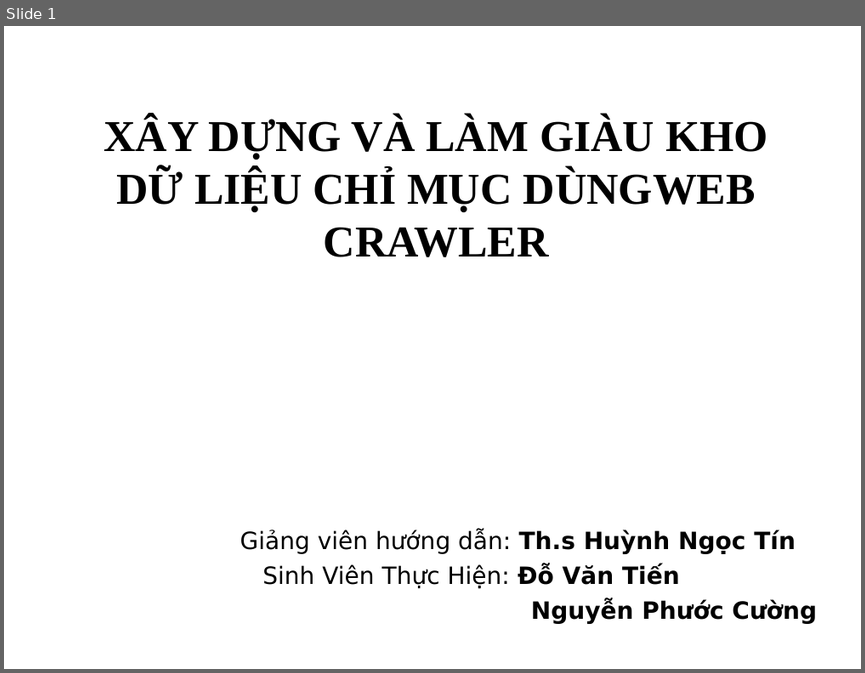
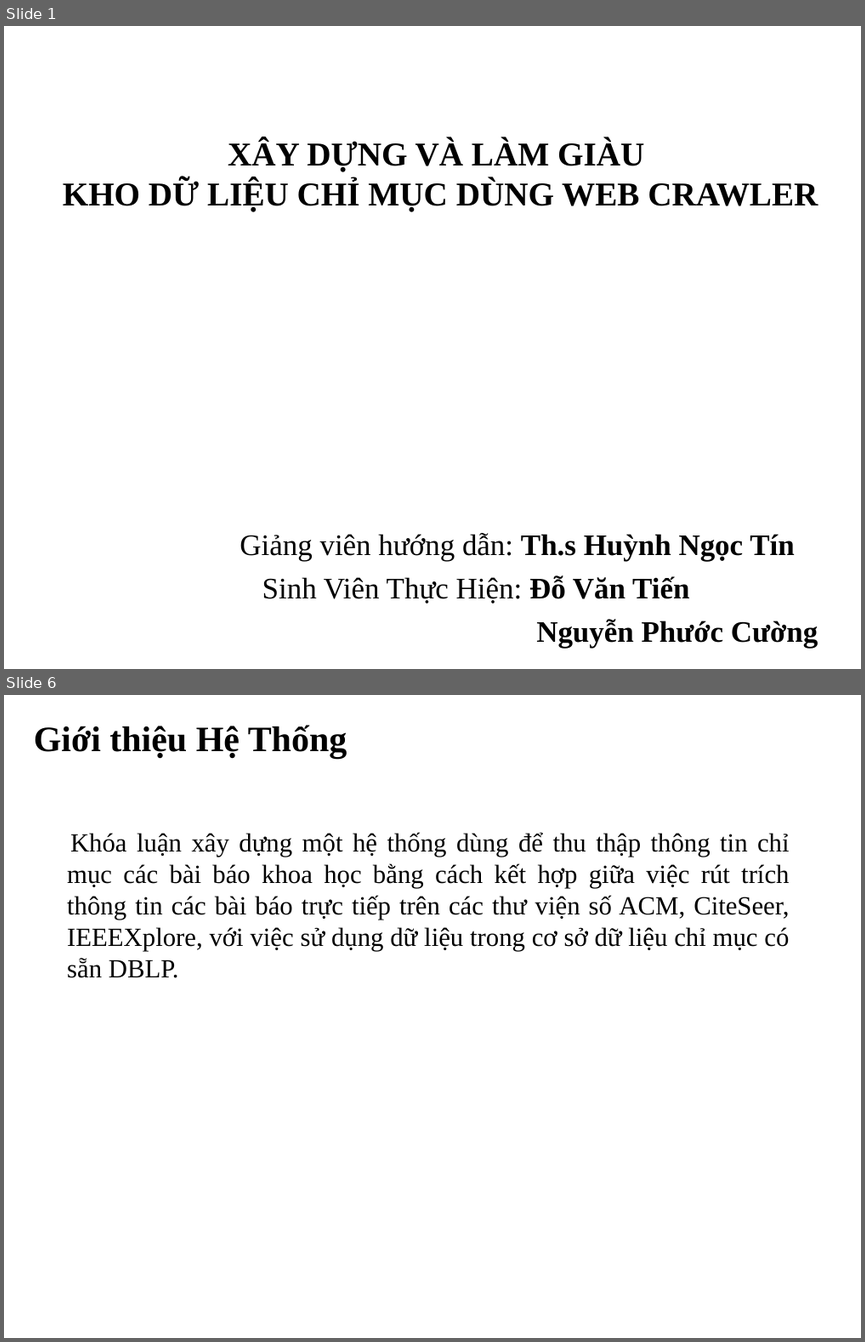
Before and after one commit to tiendv/detaitotnghiep, a slide deck: Report/Bao cao khoa luan/Trinh bay bao cao.ppt. Shown one above the other, each under a label of ours: slide 1 before the commit, slides 1 and 6 after it; the slides between them are not shown. The pictures are 865x673 and 865x1342 pixels, drawn with LibreOffice and Linux fonts; fonts in the diff are those of the drawing; background and template pictures are left out. Boxes give left, top, right and bottom in pixels: in the first picture for what was removed or moved away, otherwise in the second. Text is boxed around its words. In the diff, an @@ line names an element or a change of style, - is before the commit and + after.

```diff
--- a/Report/Bao cao khoa luan/Trinh bay bao cao.ppt
+++ b/Report/Bao cao khoa luan/Trinh bay bao cao.ppt
@@ slide 6 added at [4,695,861,1338], background #FFFFFF @@
@@ title added at [34,725,347,758], 30 pt, text #000000, bold @@
+Giới thiệu Hệ Thống
@@ text added at [67,832,789,978], 22 pt, text #000000 @@
+Khóa luận xây dựng một hệ thống dùng để thu thập thông tin chỉ mục các bài báo khoa học bằng cách kết hợp giữa việc rút trích thông tin các bài báo trực tiếp trên các thư viện số ACM, CiteSeer, IEEEXplore, với việc sử dụng dữ liệu trong cơ sở dữ liệu chỉ mục có sẵn DBLP.
@@ rectangle added at [4,1295,653,1321], fill #FFFFFF, outline #FFFFFF 0.74 pt @@
@@ slide 1 changed as well @@
@@ title at [63,139,817,211]: text changed; size 37 to 28 pt @@
-XÂY DỰNG VÀ LÀM GIÀU KHO DỮ LIỆU CHỈ MỤC DÙNGWEB CRAWLER
+XÂY DỰNG VÀ LÀM GIÀU
+KHO DỮ LIỆU CHỈ MỤC DÙNG WEB CRAWLER
@@ subtitle "Giảng viên hướng dẫn: Th.s ..." at [239,533,818,647]: size 20 to 25 pt, font DejaVu Sans to Times New Roman; more space between paragraphs @@
```
Also in this commit, not shown: 3 other slides changed, 13 other slides added, 17 slides removed.
